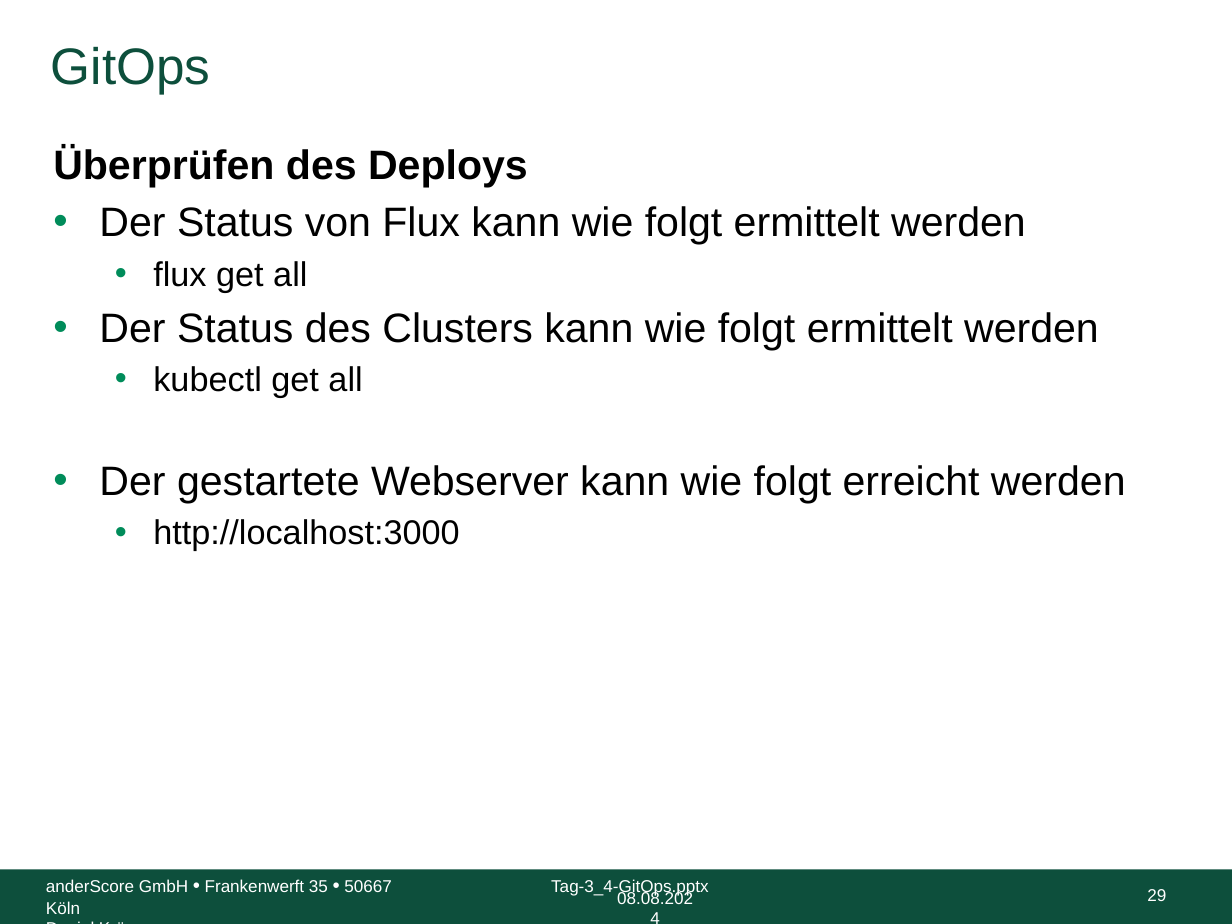
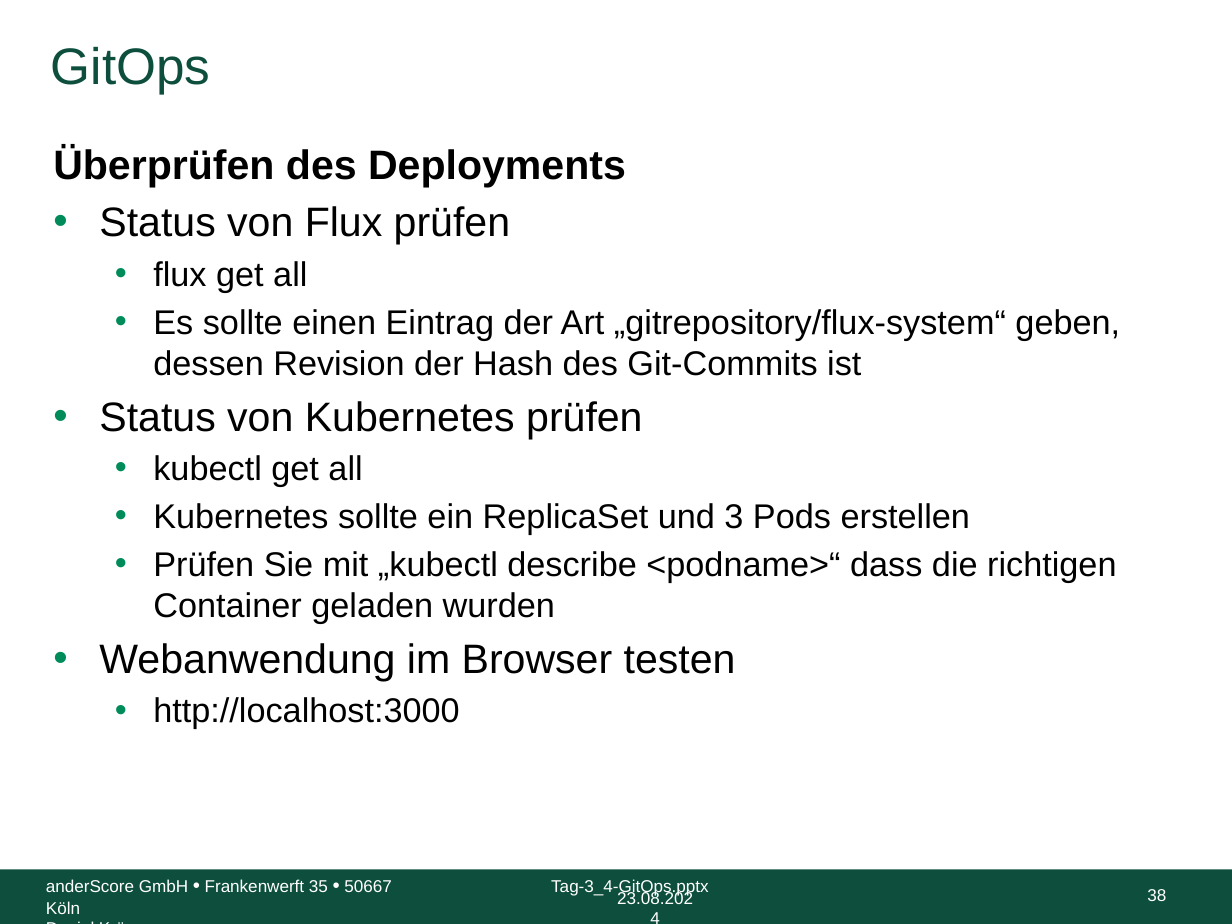
Before and after one commit to anderscore-gmbh/gitlab, a slide deck: slide 38 of slides/Tag-3_4-GitOps.pptx (slide 29 before the commit). Drawn at 1232x924 pixels with LibreOffice and Linux fonts; fonts in the diff are those of the drawing; background and template pictures are left out. Boxes give left, top, right and bottom in pixels: in the first picture for what was removed or moved away, otherwise in the second. Text is boxed around its words. In the diff, an @@ line names an element or a change of style, - is before the commit and + after.

```diff
--- a/slides/Tag-3_4-GitOps.pptx
+++ b/slides/Tag-3_4-GitOps.pptx
@@ text at <box>53,146,626,245</box>: text changed; bold on @@
-Überprüfen des Deploys
-• Der Status von Flux kann wie folgt ermittelt werden
+Überprüfen des Deployments
+• Status von Flux prüfen
@@ text at <box>99,309,1120,439</box>: text changed; size 24 to 20 pt @@
-• Der Status des Clusters kann wie folgt ermittelt werden
+  • Es sollte einen Eintrag der Art „gitrepository/flux-system“ geben, dessen Revision der Hash des Git-Commits ist
+• Status von Kubernetes prüfen
@@ text at <box>99,503,1116,681</box>: text changed; size 24 to 20 pt @@
-• Der gestartete Webserver kann wie folgt erreicht werden
+  • Kubernetes sollte ein ReplicaSet und 3 Pods erstellen
+  • Prüfen Sie mit „kubectl describe <podname>“ dass die richtigen Container geladen wurden
+• Webanwendung im Browser testen
@@ text at <box>617,890,693,904</box>: text changed @@
-08.08.2024
+23.08.2024
@@ page number at <box>1147,889,1166,901</box>: text changed @@
-29
+38
```
Also in this commit, not shown: 44 other slides changed, 9 slides added.
